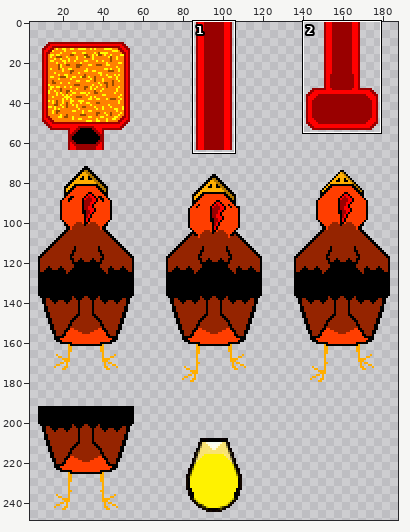
Two versions of one sprite sheet, iti2024/picoteo/dibujos.png. Above, an overview of the earlier version with the close-up marked.
Close-up. Old version:
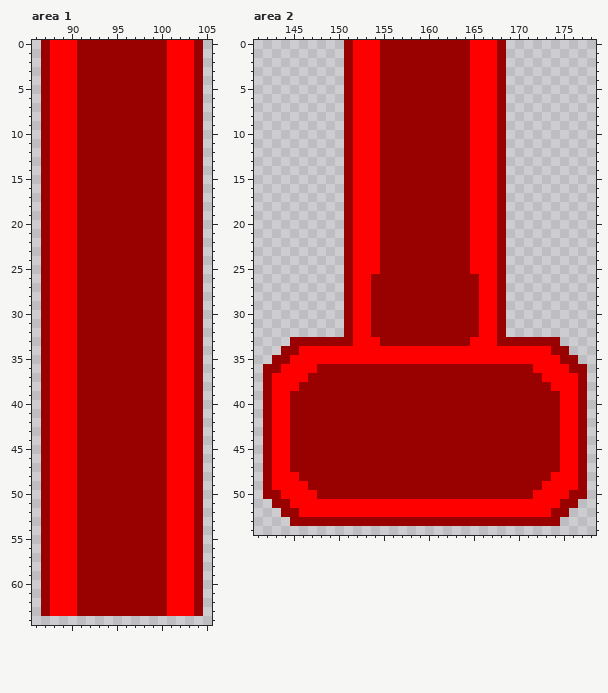
The file is 192x256 pixels. Pixels under 10% opacity are left out. Colours within 5 levels of each other are drawn and written as one. Shown: area 1: x 86..105, y 0..64; area 2: x 141..178, y 0..54. The wide view leaves out empty margins. The commit also changed other parts of the picture, which this record leaves out.
The result:
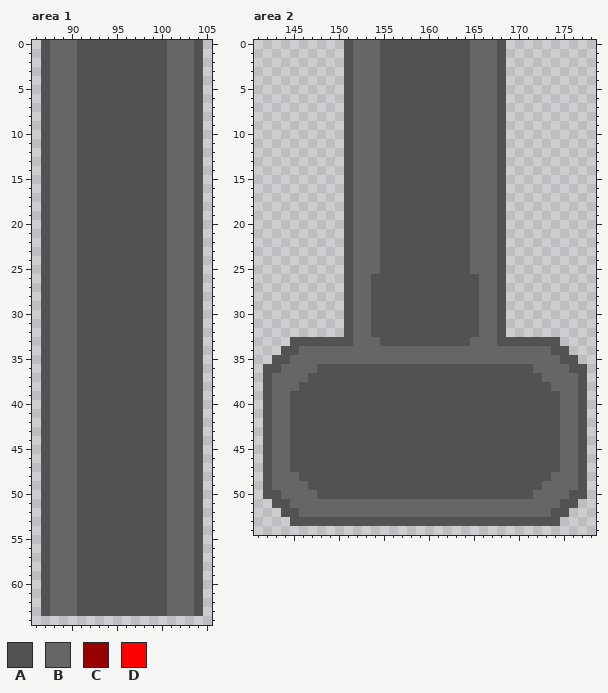
Palette (. is transparent): A #525252  B #666666  C #990000  D #ff0000
From old to new:
Changed rows in their new state; - is an unchanged pixel.
Area 1:
first column x 87:
 0 ABBBAAAAAAAAAABBBA
 1 ABBBAAAAAAAAAABBBA
 2 ABBBAAAAAAAAAABBBA
 3 ABBBAAAAAAAAAABBBA
 4 ABBBAAAAAAAAAABBBA
 5 ABBBAAAAAAAAAABBBA
 6 ABBBAAAAAAAAAABBBA
 7 ABBBAAAAAAAAAABBBA
 8 ABBBAAAAAAAAAABBBA
 9 ABBBAAAAAAAAAABBBA
10 ABBBAAAAAAAAAABBBA
11 ABBBAAAAAAAAAABBBA
12 ABBBAAAAAAAAAABBBA
13 ABBBAAAAAAAAAABBBA
14 ABBBAAAAAAAAAABBBA
15 ABBBAAAAAAAAAABBBA
16 ABBBAAAAAAAAAABBBA
17 ABBBAAAAAAAAAABBBA
18 ABBBAAAAAAAAAABBBA
19 ABBBAAAAAAAAAABBBA
20 ABBBAAAAAAAAAABBBA
21 ABBBAAAAAAAAAABBBA
22 ABBBAAAAAAAAAABBBA
23 ABBBAAAAAAAAAABBBA
24 ABBBAAAAAAAAAABBBA
25 ABBBAAAAAAAAAABBBA
26 ABBBAAAAAAAAAABBBA
27 ABBBAAAAAAAAAABBBA
28 ABBBAAAAAAAAAABBBA
29 ABBBAAAAAAAAAABBBA
30 ABBBAAAAAAAAAABBBA
31 ABBBAAAAAAAAAABBBA
32 ABBBAAAAAAAAAABBBA
33 ABBBAAAAAAAAAABBBA
34 ABBBAAAAAAAAAABBBA
35 ABBBAAAAAAAAAABBBA
36 ABBBAAAAAAAAAABBBA
37 ABBBAAAAAAAAAABBBA
38 ABBBAAAAAAAAAABBBA
39 ABBBAAAAAAAAAABBBA
40 ABBBAAAAAAAAAABBBA
41 ABBBAAAAAAAAAABBBA
42 ABBBAAAAAAAAAABBBA
43 ABBBAAAAAAAAAABBBA
44 ABBBAAAAAAAAAABBBA
45 ABBBAAAAAAAAAABBBA
46 ABBBAAAAAAAAAABBBA
47 ABBBAAAAAAAAAABBBA
48 ABBBAAAAAAAAAABBBA
49 ABBBAAAAAAAAAABBBA
50 ABBBAAAAAAAAAABBBA
51 ABBBAAAAAAAAAABBBA
52 ABBBAAAAAAAAAABBBA
53 ABBBAAAAAAAAAABBBA
54 ABBBAAAAAAAAAABBBA
55 ABBBAAAAAAAAAABBBA
56 ABBBAAAAAAAAAABBBA
57 ABBBAAAAAAAAAABBBA
58 ABBBAAAAAAAAAABBBA
59 ABBBAAAAAAAAAABBBA
60 ABBBAAAAAAAAAABBBA
61 ABBBAAAAAAAAAABBBA
62 ABBBAAAAAAAAAABBBA
63 ABBBAAAAAAAAAABBBA
Area 2:
first column x 142:
 0 ---------ABBBAAAAAAAAAABBBA---------
 1 ---------ABBBAAAAAAAAAABBBA---------
 2 ---------ABBBAAAAAAAAAABBBA---------
 3 ---------ABBBAAAAAAAAAABBBA---------
 4 ---------ABBBAAAAAAAAAABBBA---------
 5 ---------ABBBAAAAAAAAAABBBA---------
 6 ---------ABBBAAAAAAAAAABBBA---------
 7 ---------ABBBAAAAAAAAAABBBA---------
 8 ---------ABBBAAAAAAAAAABBBA---------
 9 ---------ABBBAAAAAAAAAABBBA---------
10 ---------ABBBAAAAAAAAAABBBA---------
11 ---------ABBBAAAAAAAAAABBBA---------
12 ---------ABBBAAAAAAAAAABBBA---------
13 ---------ABBBAAAAAAAAAABBBA---------
14 ---------ABBBAAAAAAAAAABBBA---------
15 ---------ABBBAAAAAAAAAABBBA---------
16 ---------ABBBAAAAAAAAAABBBA---------
17 ---------ABBBAAAAAAAAAABBBA---------
18 ---------ABBBAAAAAAAAAABBBA---------
19 ---------ABBBAAAAAAAAAABBBA---------
20 ---------ABBBAAAAAAAAAABBBA---------
21 ---------ABBBAAAAAAAAAABBBA---------
22 ---------ABBBAAAAAAAAAABBBA---------
23 ---------ABBBAAAAAAAAAABBBA---------
24 ---------ABBBAAAAAAAAAABBBA---------
25 ---------ABBBAAAAAAAAAABBBA---------
26 ---------ABBAAAAAAAAAAAABBA---------
27 ---------ABBAAAAAAAAAAAABBA---------
28 ---------ABBAAAAAAAAAAAABBA---------
29 ---------ABBAAAAAAAAAAAABBA---------
30 ---------ABBAAAAAAAAAAAABBA---------
31 ---------ABBAAAAAAAAAAAABBA---------
32 ---------ABBAAAAAAAAAAAABBA---------
33 ---AAAAAAABBBAAAAAAAAAABBBAAAAAAA---
34 --AABBBBBBBBBBBBBBBBBBBBBBBBBBBBAA--
35 -AABBBBBBBBBBBBBBBBBBBBBBBBBBBBBBAA-
36 AABBBBAAAAAAAAAAAAAAAAAAAAAAAABBBBAA
37 ABBBBAAAAAAAAAAAAAAAAAAAAAAAAAABBBBA
38 ABBBAAAAAAAAAAAAAAAAAAAAAAAAAAAABBBA
39 ABBAAAAAAAAAAAAAAAAAAAAAAAAAAAAAABBA
40 ABBAAAAAAAAAAAAAAAAAAAAAAAAAAAAAABBA
41 ABBAAAAAAAAAAAAAAAAAAAAAAAAAAAAAABBA
42 ABBAAAAAAAAAAAAAAAAAAAAAAAAAAAAAABBA
43 ABBAAAAAAAAAAAAAAAAAAAAAAAAAAAAAABBA
44 ABBAAAAAAAAAAAAAAAAAAAAAAAAAAAAAABBA
45 ABBAAAAAAAAAAAAAAAAAAAAAAAAAAAAAABBA
46 ABBAAAAAAAAAAAAAAAAAAAAAAAAAAAAAABBA
47 ABBAAAAAAAAAAAAAAAAAAAAAAAAAAAAAABBA
48 ABBBAAAAAAAAAAAAAAAAAAAAAAAAAAAABBBA
49 ABBBBAAAAAAAAAAAAAAAAAAAAAAAAAABBBBA
50 AABBBBAAAAAAAAAAAAAAAAAAAAAAAABBBBAA
51 -AABBBBBBBBBBBBBBBBBBBBBBBBBBBBBBAA-
52 --AABBBBBBBBBBBBBBBBBBBBBBBBBBBBAA--
53 ---AAAAAAAAAAAAAAAAAAAAAAAAAAAAAA---
Boxes around the changes in both close-ups, in picture pixels (x1, y1, x2, y2):
changed: (41, 40, 203, 616)
changed: (263, 40, 587, 526)
